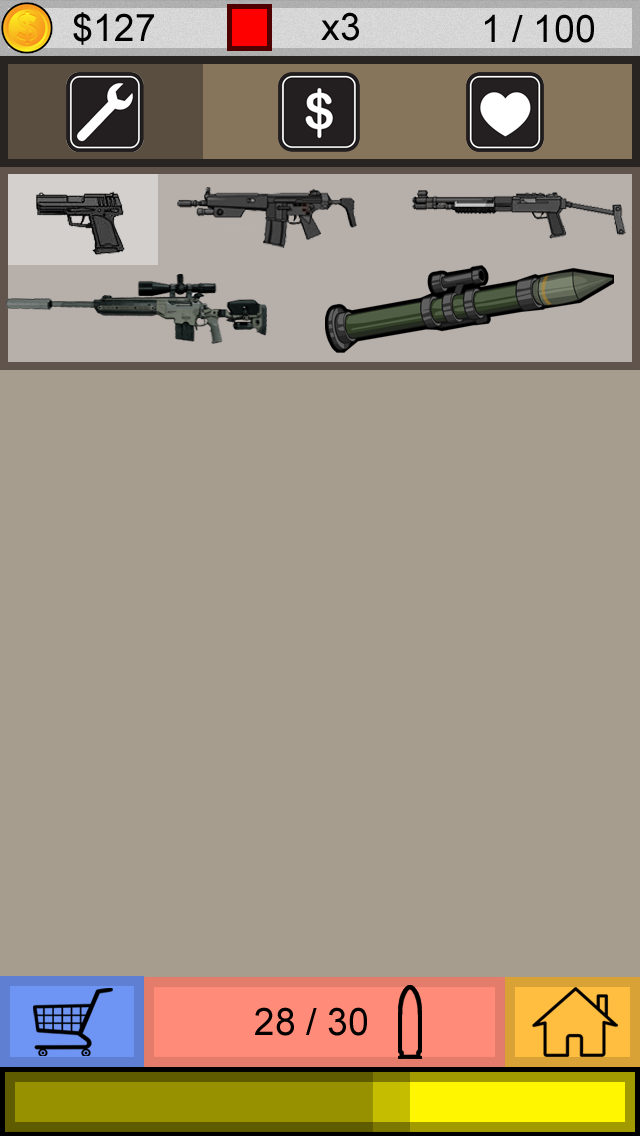
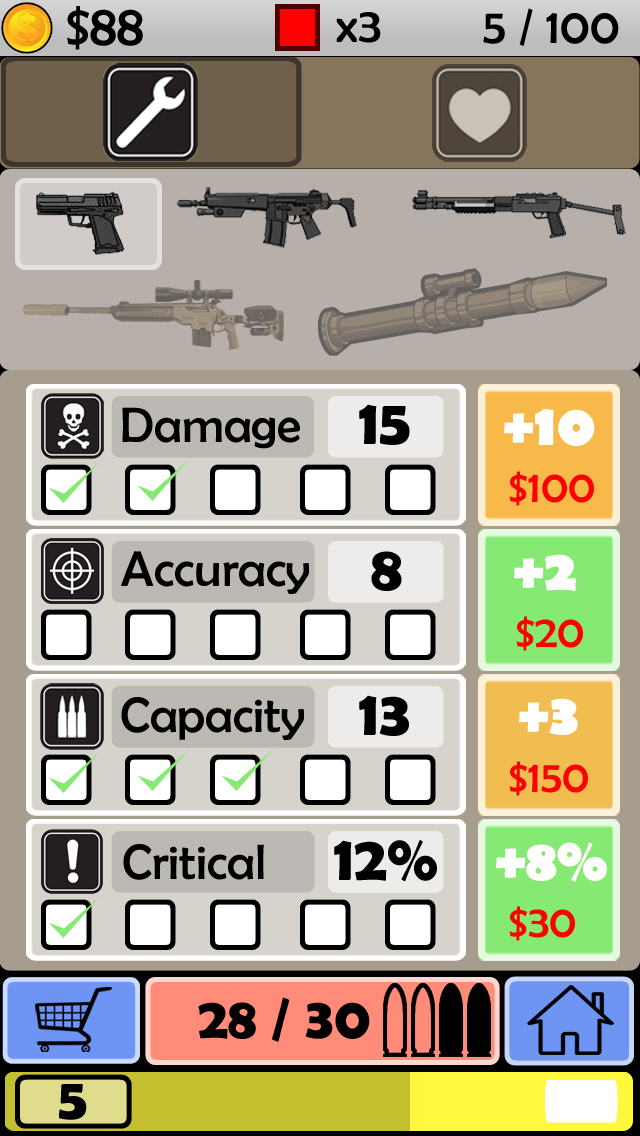
Two versions of the same layered image (640x1136). Layer-by-layer changes:
added group "Tab" with 7 layers above "WeaponPanel" over left=0, top=56, right=640, bottom=169
added layer "Shape 11" in group "Tab" over left=0, top=57, right=640, bottom=169
added group "WeaponPanel" with 19 layers above "StatsPanels" over left=0, top=166, right=640, bottom=370
added group "Weapons" with 11 layers in group "WeaponPanel" over left=15, top=178, right=614, bottom=356
removed layer "Layer 44" over left=0, top=166, right=640, bottom=370
added layer "Shape 10" in group "WeaponPanel" over left=0, top=169, right=640, bottom=370
renamed "Layer 43" to "BackgroundFill", hid it, moved it into group "WeaponPanel" over left=0, top=166, right=640, bottom=370
added group "StatsPanels" with 106 layers above "BottomPanel" over left=0, top=370, right=640, bottom=976
added group "CriticalPanel" with 25 layers in group "StatsPanels" over left=26, top=819, right=620, bottom=961
added group "DamagePanel" with 26 layers in group "StatsPanels" over left=26, top=384, right=620, bottom=750
added group "DamageTextBox" (2nd of 4, in "StatsPanels" › "DamagePanel") with 3 layers in group "DamagePanel" over left=40, top=396, right=314, bottom=750
added group "AccuracyPanel" with 23 layers in group "StatsPanels" over left=26, top=529, right=620, bottom=671
added group "CapacityPanel" with 26 layers in group "StatsPanels" over left=26, top=674, right=620, bottom=816
added layer "Shape 9" in group "StatsPanels" over left=0, top=370, right=640, bottom=971
renamed "PlayScreen" to "Fill", hid it, moved it into group "StatsPanels", painted on it over left=0, top=0, right=640, bottom=1132
added group "BottomPanel" with 27 layers over left=0, top=0, right=640, bottom=1132
added layer "Fill" (8th of 8, in "BottomPanel") in group "BottomPanel" over left=0, top=0, right=640, bottom=1132
…and 168 more changes (134 added, 5 moved_by, 1 opacity, 8 painted, 16 removed, 15 renamed, 18 stack, 3 visibility)
